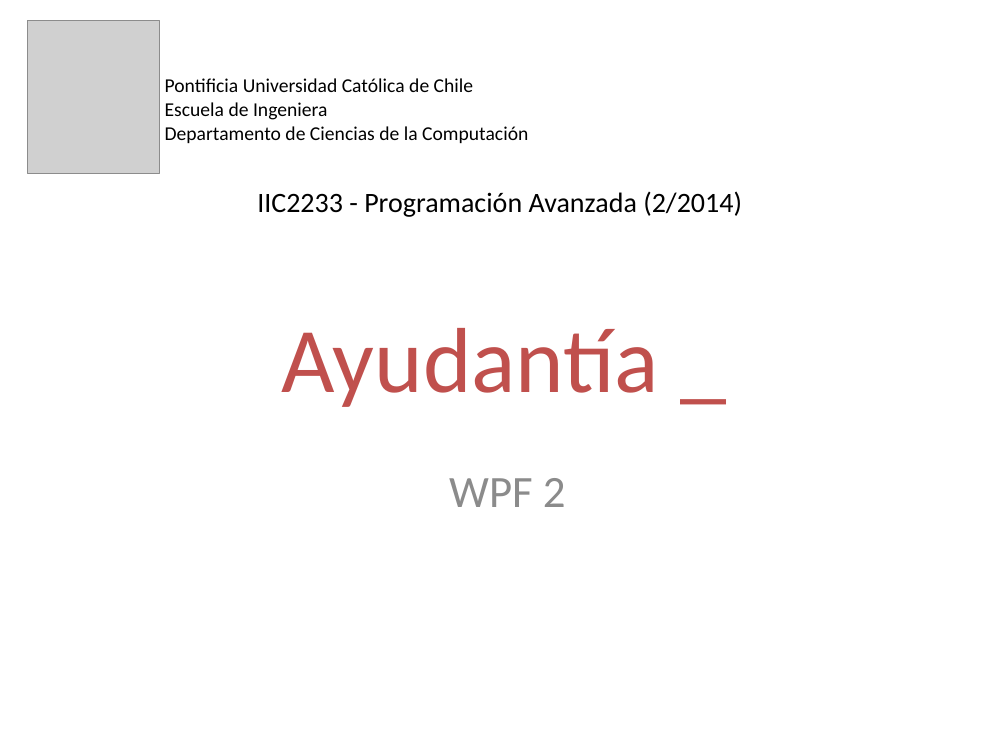
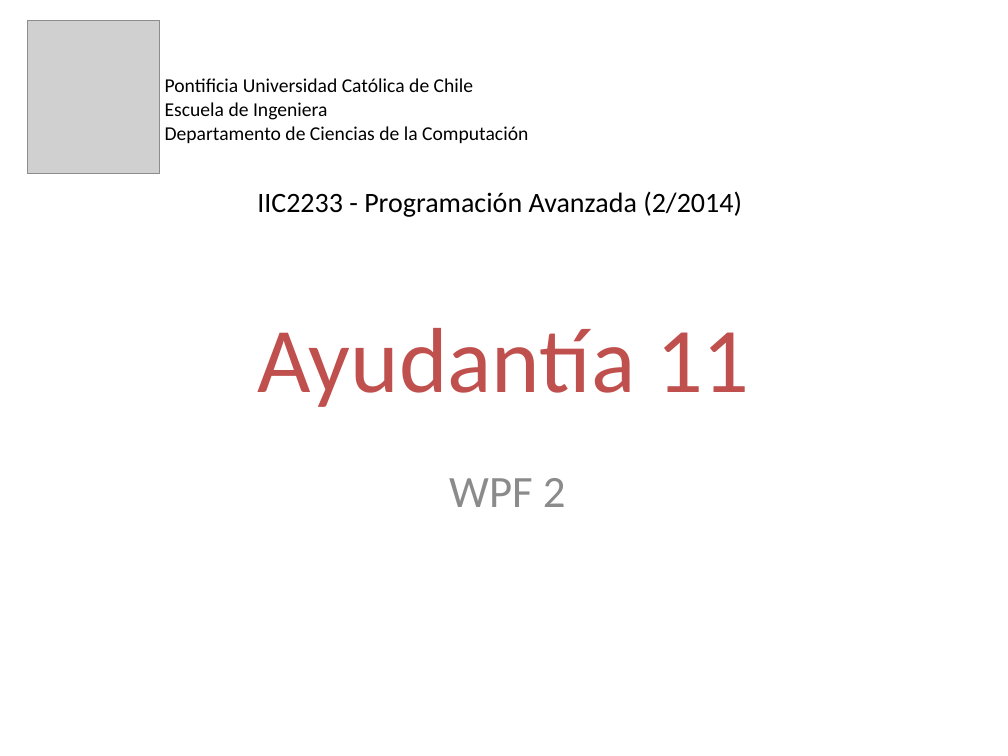
Before and after one commit to lopezjurip/AyudantiaIIC2233, a slide deck: slide 1 of WPF/Ayudantía WPF 2 - 2014-2.pptx. Drawn at 1008x756 pixels with LibreOffice and Linux fonts; fonts in the diff are those of the drawing; grey boxes stand for pictures. Boxes give left, top, right and bottom in pixels: in the first picture for what was removed or moved away, otherwise in the second. Text is boxed around its words. In the diff, an @@ line names an element or a change of style, - is before the commit and + after.

```diff
--- a/WPF/Ayudantía WPF 2 - 2014-2.pptx
+++ b/WPF/Ayudantía WPF 2 - 2014-2.pptx
@@ title at <box>257,328,749,407</box>: text changed @@
-Ayudantía _
+Ayudantía 11
```
Also in this commit, not shown: 3 other slides changed, 3 slides added, 1 slide removed.
